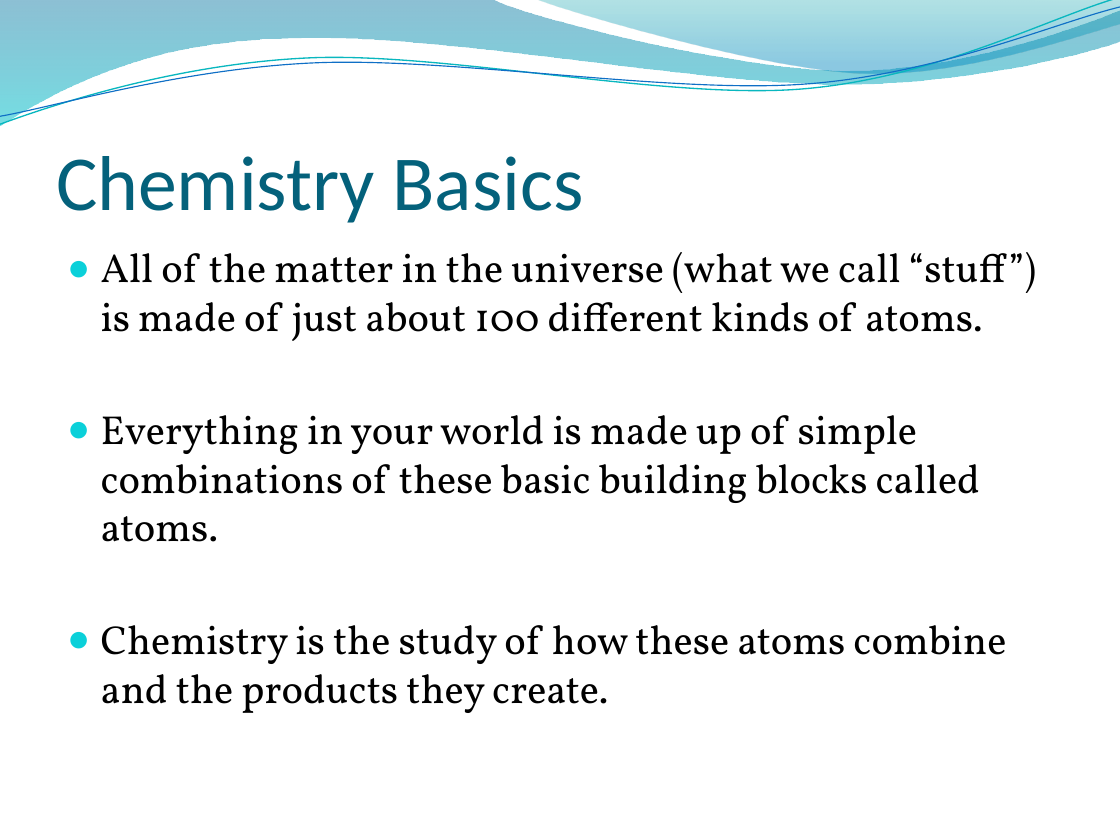
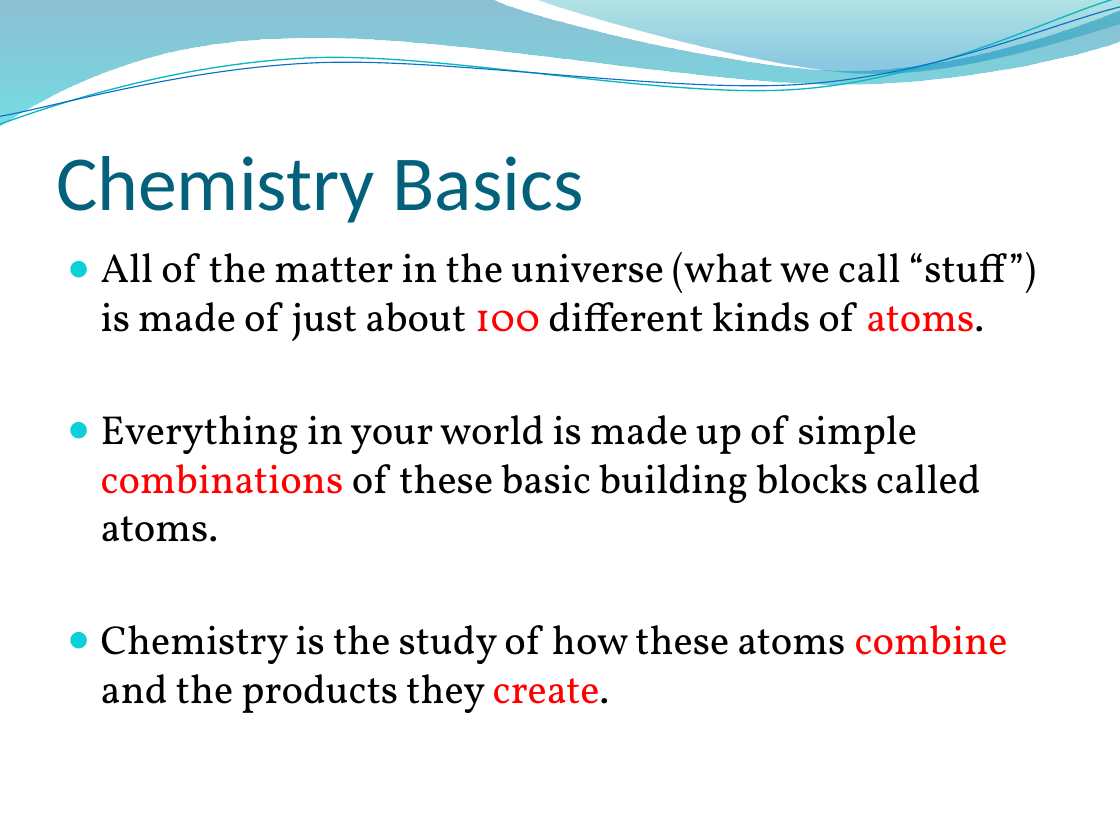
Before and after one commit to Greg5519/SNC1P0, a slide deck: slide 2 of 2 - First 20 Elements/L03 Reading Element Symbols/The First 20 Elements Part 1.pptx. Drawn at 1120x840 pixels with LibreOffice and Linux fonts; fonts in the diff are those of the drawing; background and template pictures are left out. Boxes give left, top, right and bottom in pixels: in the first picture for what was removed or moved away, otherwise in the second. Text is boxed around its words. In the diff, an @@ line names an element or a change of style, - is before the commit and + after.

```diff
--- a/2 - First 20 Elements/L03 Reading Element Symbols/The First 20 Elements Part 1.pptx
+++ b/2 - First 20 Elements/L03 Reading Element Symbols/The First 20 Elements Part 1.pptx
@@ text "All of the matter in ..." at <box>101,252,1036,713</box>: text colour #000000 to #FF0000 in "100 atoms.", "combinations", "combine create." @@
```
Also in this commit, not shown: 5 other files.
